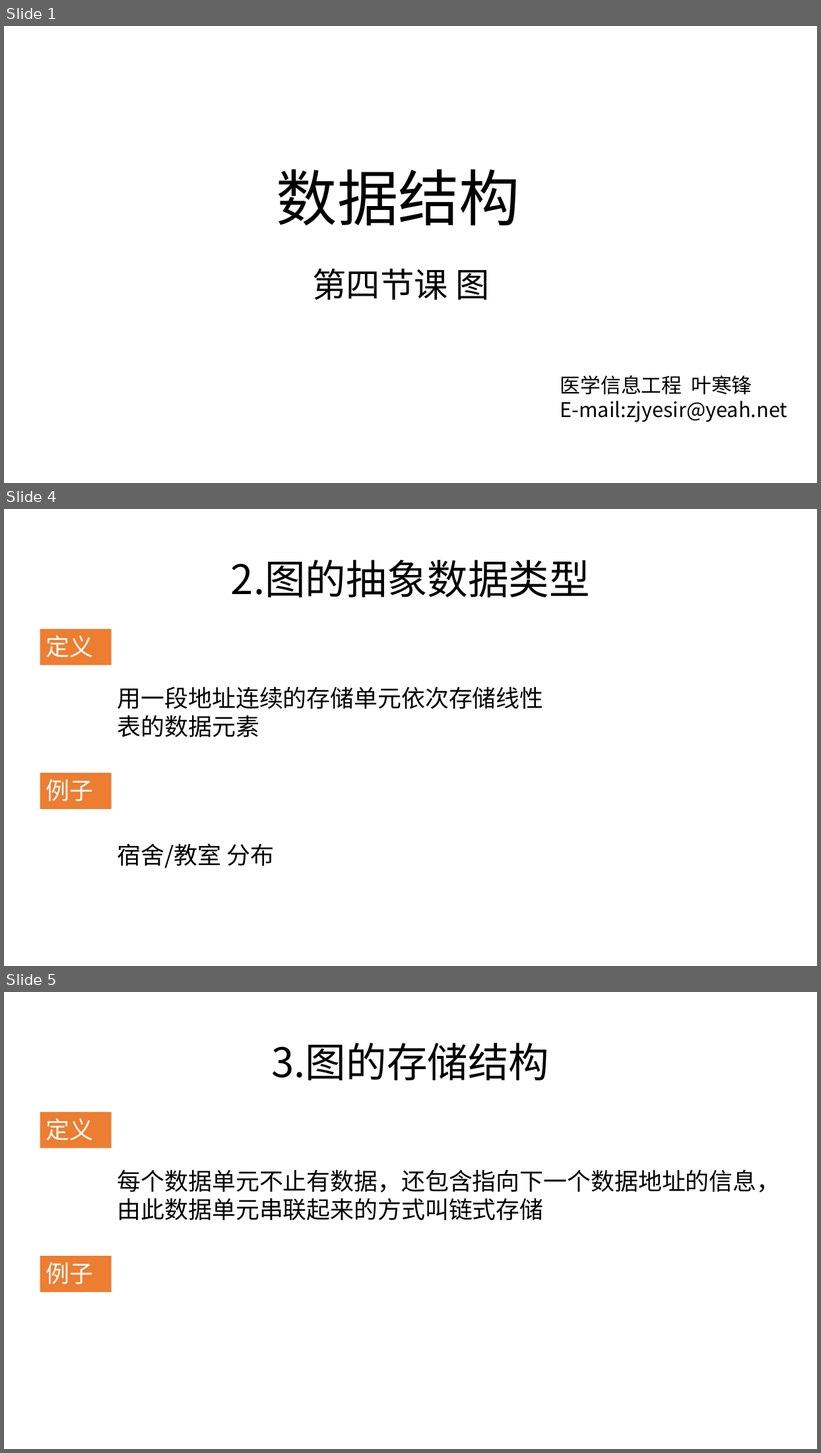
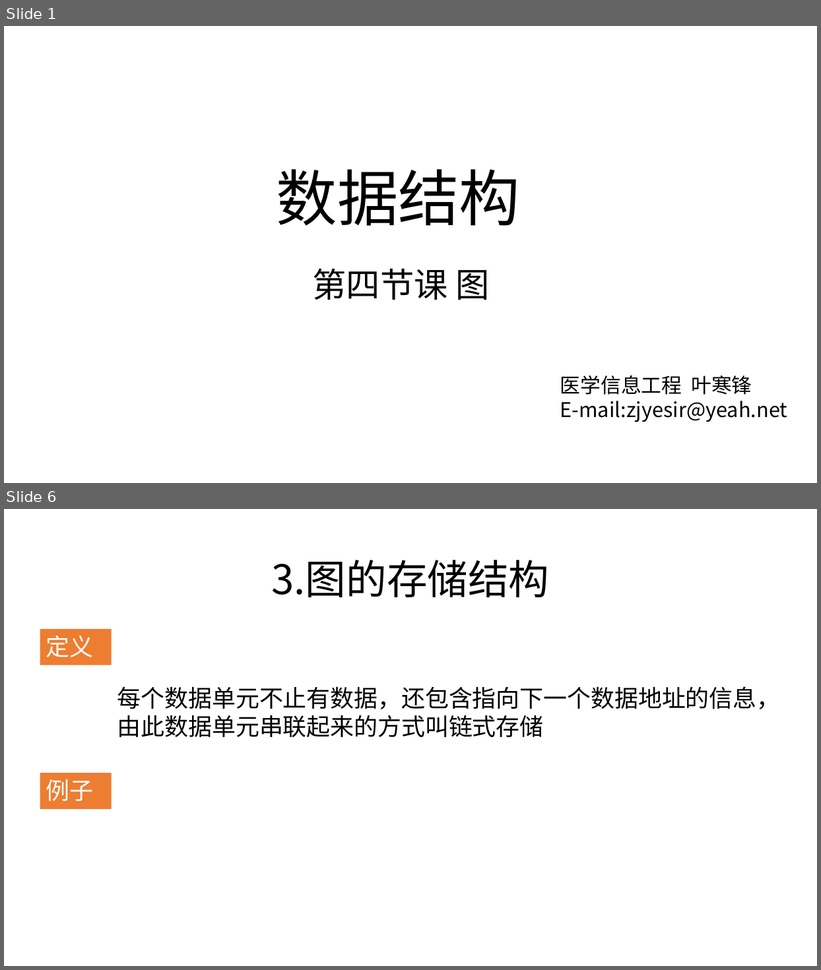
Before and after one commit to zjyesir/hmc_data_structure, a slide deck: ppt/7.图.pptx. Shown one above the other, each under a label of ours: slides 1, 4 and 5 before the commit, slides 1 and 6 after it; the slides between them are not shown. The pictures are 821x1453 and 821x970 pixels, drawn with LibreOffice and Linux fonts; fonts in the diff are those of the drawing; background and template pictures are left out. Boxes give left, top, right and bottom in pixels: in the first picture for what was removed or moved away, otherwise in the second. Text is boxed around its words. In the diff, an @@ line names an element or a change of style, - is before the commit and + after.

```diff
--- a/ppt/7.图.pptx
+++ b/ppt/7.图.pptx
@@ slide 4 removed at (x1=4, y1=509, x2=817, y2=966), background picture (left out) @@
@@ text removed at (x1=231, y1=560, x2=590, y2=597) @@
-2.图的抽象数据类型
@@ rectangle removed at (x1=40, y1=629, x2=112, y2=665) @@
-定义
@@ text removed at (x1=118, y1=687, x2=544, y2=737) @@
-用一段地址连续的存储单元依次存储线性表的数据元素
@@ rectangle removed at (x1=40, y1=773, x2=112, y2=809) @@
-例子
@@ text removed at (x1=118, y1=844, x2=274, y2=869) @@
-宿舍/教室 分布
@@ what was slide 5 is now slide 6 @@
```
Also in this commit, not shown: 1 slide changed, 3 slides added, 1 other slide removed, 9 other files.
